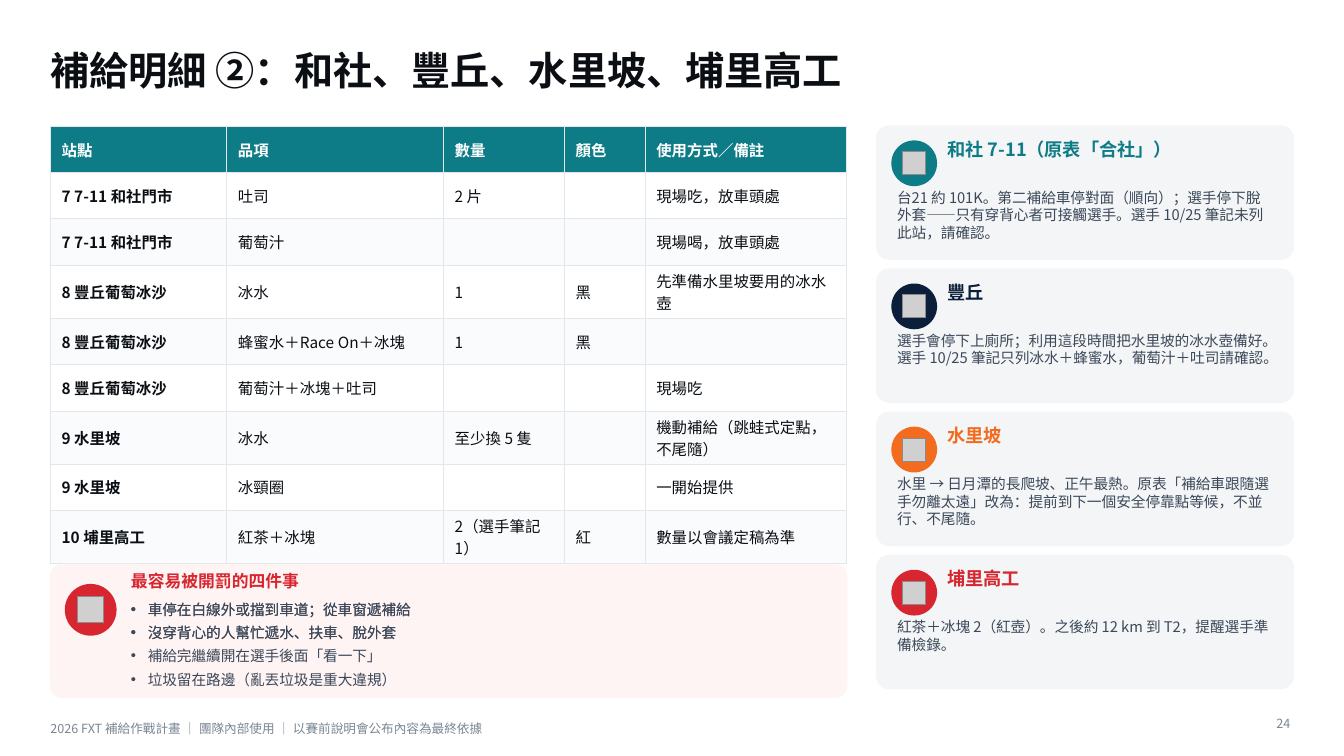
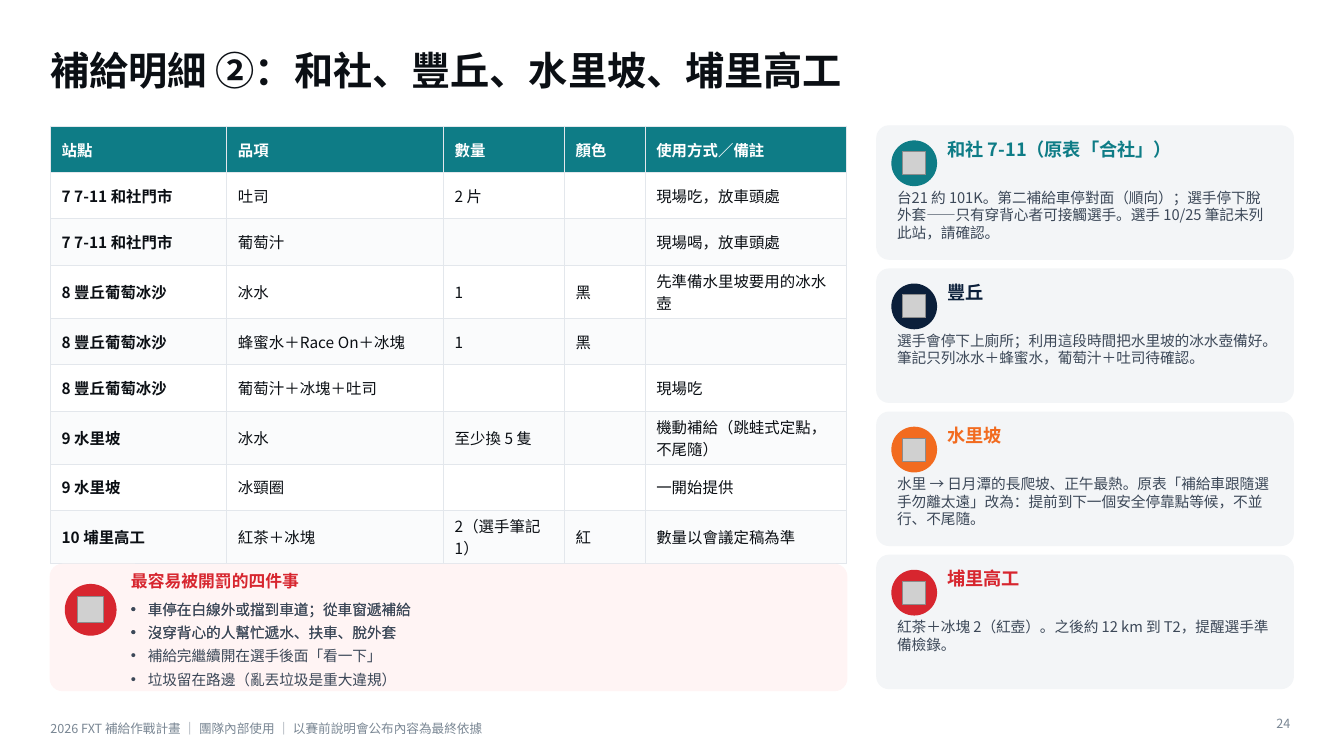
Before and after one commit to powermovebboy-sys/Race-site, a slide deck: slide 24 of deck/2026_FXT_補給作戰計畫.pptx. Drawn at 1344x756 pixels with LibreOffice and Linux fonts; fonts in the diff are those of the drawing; grey boxes stand for pictures. Boxes give left, top, right and bottom in pixels: in the first picture for what was removed or moved away, otherwise in the second. Text is boxed around its words. In the diff, an @@ line names an element or a change of style, - is before the commit and + after.

```diff
--- a/deck/2026_FXT_補給作戰計畫.pptx
+++ b/deck/2026_FXT_補給作戰計畫.pptx
@@ text at (x1=897, y1=333, x2=1277, y2=365): text changed @@
-選手會停下上廁所；利用這段時間把水里坡的冰水壺備好。選手 10/25 筆記只列冰水＋蜂蜜水，葡萄汁＋吐司請確認。
+選手會停下上廁所；利用這段時間把水里坡的冰水壺備好。筆記只列冰水＋蜂蜜水，葡萄汁＋吐司待確認。
```
Also in this commit, not shown: 17 other slides changed, 9 other files.
